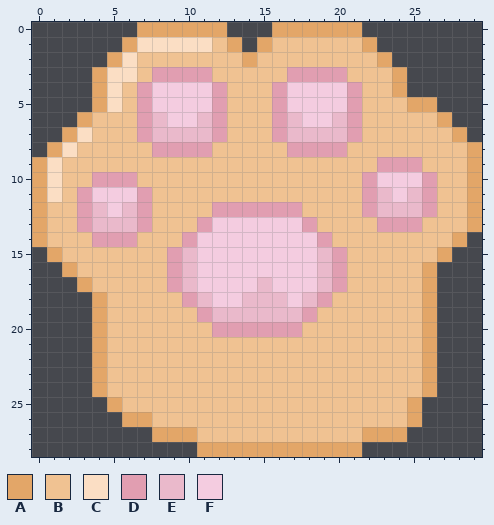
Two states of a pixel-art sprite, Sprites/Bars/full_paw.png. That is the earlier state.
The file is 30x29 pixels.
Palette (. is transparent): A #e3a668  B #f0c292  C #fbdec4  D #e19eb1  E #eab9cb  F #f4cce0
Pixels before, first column x 0:
 0 .......AAAAAA...AAAAAA........
 1 ......ACCCCCBA.ABBBBBBA.......
 2 .....ACBBBBBBBABBBBBBBBA......
 3 ....ACCBDDDDBBBBBDDDDBBBA.....
 4 ....ACBDFFFFDBBBDFFFFDBBA.....
 5 ....ACBDFFFFDBBBDFFFFDBBBAA...
 6 ...ABBBDEFFEDBBBDEFFEDBBBBBA..
 7 ..ACBBBDEEEEDBBBDEEEEDBBBBBBA.
 8 .ACBBBBBDDDDBBBBBDDDDBBBBBBBBA
 9 ACBBBBBBBBBBBBBBBBBBBBBDDDBBBA
10 ACBBDDDBBBBBBBBBBBBBBBDFFFDBBA
11 ACBDFFFDBBBBBBBBBBBBBBDEFEDBBA
12 ABBDEFEDBBBBDDDDDDBBBBDEEEDBBA
13 ABBDEEEDBBBDFFFFFFDBBBBDDDBBBA
14 ABBBDDDBBBDFFFFFFFFDBBBBBBBBA.
15 .ABBBBBBBDEFFFFFFFFEDBBBBBBA..
16 ..ABBBBBBDEFFFFFFFFEDBBBBBA...
17 ...ABBBBBDEFFFFEFFFEDBBBBBA...
18 ....ABBBBBDEFFEEEFEDBBBBBBA...
19 ....ABBBBBBDEEEEEEDBBBBBBBA...
20 ....ABBBBBBBDDDDDDBBBBBBBBA...
21 ....ABBBBBBBBBBBBBBBBBBBBBA...
22 ....ABBBBBBBBBBBBBBBBBBBBBA...
23 ....ABBBBBBBBBBBBBBBBBBBBBA...
24 ....ABBBBBBBBBBBBBBBBBBBBBA...
25 .....ABBBBBBBBBBBBBBBBBBBA....
26 ......AABBBBBBBBBBBBBBBBBA....
27 ........AAABBBBBBBBBBBAAA.....
28 ...........AAAAAAAAAAA........
The result:
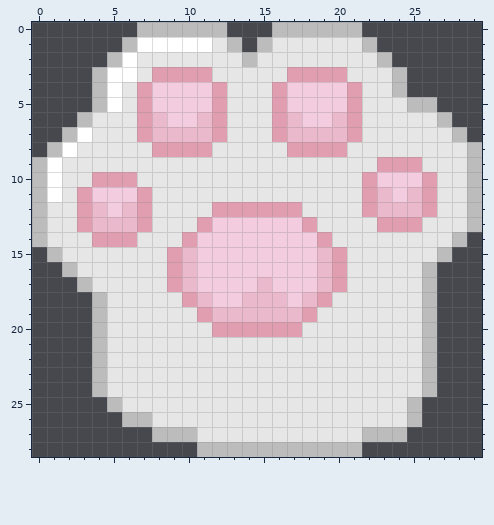
The edit:
colour A: #e3a668 -> #bcbcbc
colour B: #f0c292 -> #e6e6e6
colour C: #fbdec4 -> #ffffff
Where, in picture pixels (left, top, right, bottom), the same in both pictures:
changed: (32, 22, 482, 457)
